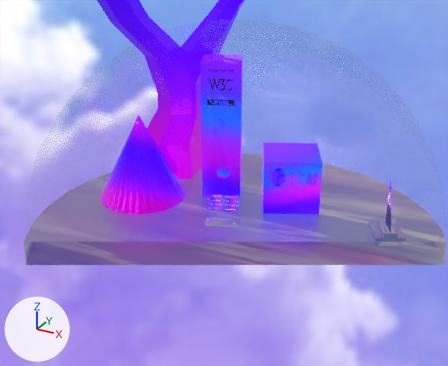
Renders of the glTF model example/assets/example.gltf from each side of a commit.
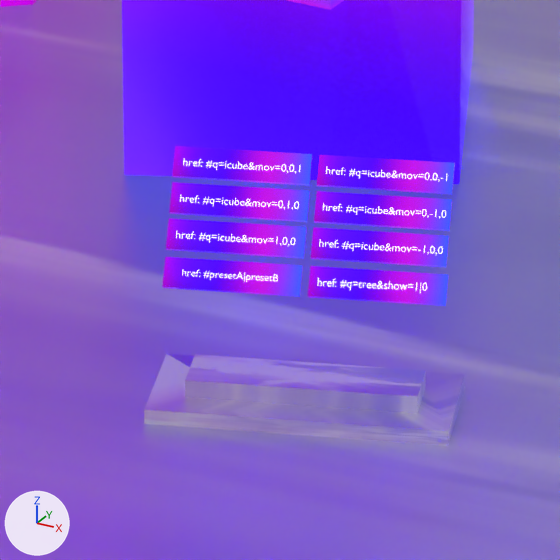
There are two pictures of each version: one from a 50 mm lens placed at (12.34, -22.62, 14.15), pointed at (-1.13, 1.86, 1.91), one close up on the part from 42% to 56% of the width and 49% to 66% of the height. Arrows for +X, +Y and +Z are at lower left; the lights stay in place. Everything nearer to the camera than a plane just in front of the edit is cut away. Where no turn or scale is listed for an object, it has been applied to the vertices.

Script lines for the objects in view, before the commit:
```python
me_plane_035 = bpy.data.meshes.new('Plane.035')
me_plane_035.from_pydata(...)  # 8 vertices, 16 faces; spans x -0.383..0.375, y -0.208..0.186, z -0.061..0.09
me_plane_035.materials.append(mat_vaporgradient_001)
me_plane_036 = bpy.data.meshes.new('Plane.036')
me_plane_036.from_pydata(...)  # 8 vertices, 16 faces; spans x -0.38..0.372, y -0.206..0.184, z -0.06..0.089
me_plane_036.materials.append(mat_vaporgradient_001)
me_plane_040 = bpy.data.meshes.new('Plane.040')
me_plane_040.from_pydata(...)  # 8 vertices, 16 faces; spans x -0.383..0.375, y -0.208..0.186, z -0.061..0.09
me_plane_040.materials.append(mat_vaporgradient_001)
ob_button_008 = bpy.data.objects.new('button.008', me_plane_035)
ob_button_008.location = (-1.309, 1.272, 0.959)
ob_button_009 = bpy.data.objects.new('button.009', me_plane_036)
ob_button_009.location = (-1.261, 1.144, 0.794)
ob_button_013 = bpy.data.objects.new('button.013', me_plane_040)
ob_button_013.location = (-1.41, 1.52, 1.272)
# also in view: 'button.012' at (-0.62, 1.66, 1.13); 'button.014' at (-0.67, 1.79, 1.29); 'button.010' at (-0.58, 1.54, 0.97); 'floorstone' at (-0.21, 1.31, -0.5); 'button.011' at (-1.36, 1.39, 1.13)
```
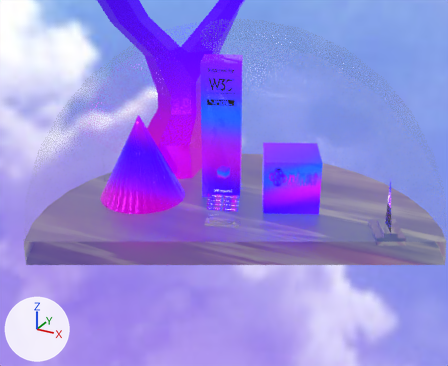
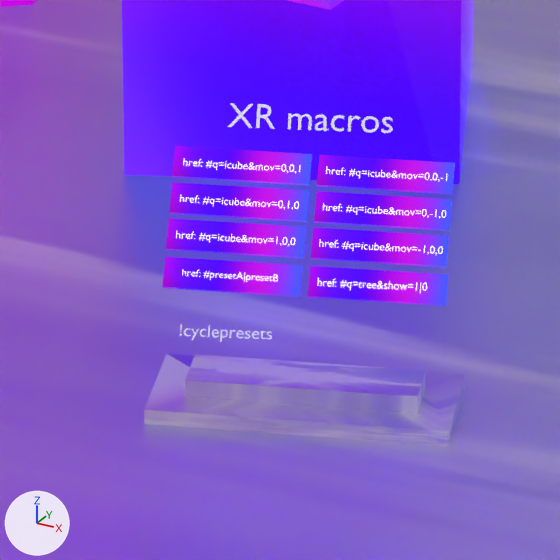
What changed in the scene script:
```text
Add me_text_004:
    me_text_004.from_pydata(...)  # 770 vertices, 760 faces; spans x -0.031..0.825, y 0.0..0.412, z -0.001..0.105
Add me_text_001:
    me_text_001.from_pydata(...)  # 1086 vertices, 1066 faces; spans x -0.008..0.465, y 0.004..0.229, z -0.017..0.052
Add ob_text_022:
    ob_text_022 = bpy.data.objects.new('Text.022', me_text_004)
    ob_text_022.location = (-1.548, 1.579, 1.462)
Add ob_text_021:
    ob_text_021 = bpy.data.objects.new('Text.021', me_text_001)
    ob_text_021.location = (-1.431, 0.824, 0.544)
```

Location of each change, (x1, y1, x2, y2) in pixels of the close-ups (560 x 560 px):
'Text.022', added: after (228, 103, 393, 133)
'Text.021', added: after (180, 324, 272, 342)
